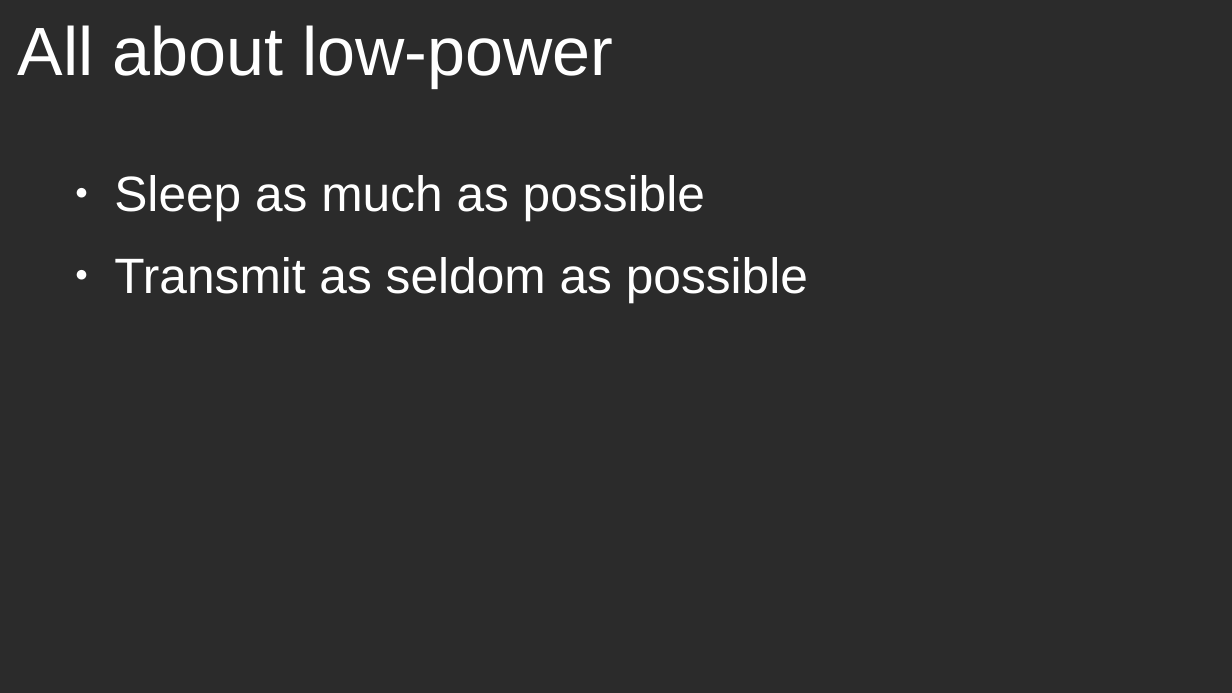
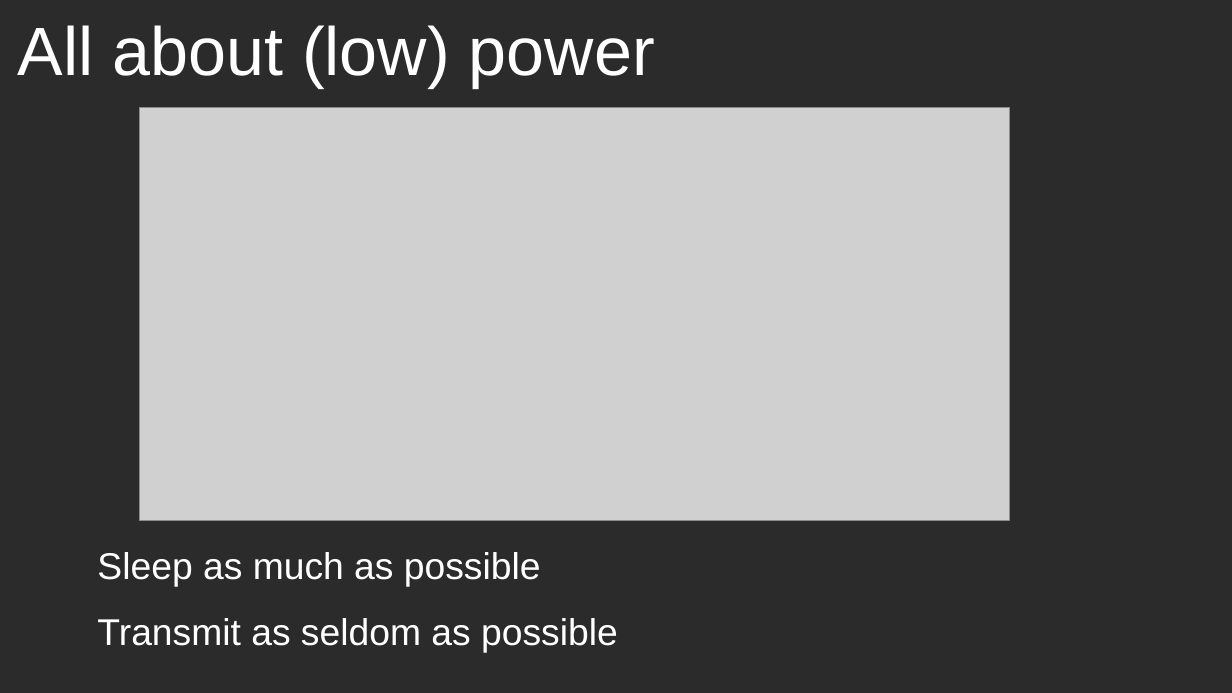
Before and after one commit to jonnor/embeddedml, a slide deck: slide 10 of doc/euroscipy2018/slides.odp. Drawn at 1232x693 pixels with LibreOffice and Linux fonts; fonts in the diff are those of the drawing; grey boxes stand for pictures; background and template pictures are left out; a plain dark background stands for a picture behind light text. Boxes give left, top, right and bottom in pixels: in the first picture for what was removed or moved away, otherwise in the second. Text is boxed around its words. In the diff, an @@ line names an element or a change of style, - is before the commit and + after.

```diff
--- a/doc/euroscipy2018/slides.odp
+++ b/doc/euroscipy2018/slides.odp
@@ title at (18,25,655,88): text changed @@
-All about low-power
+All about (low) power
@@ picture added at (140,107,1010,521) @@
@@ text "Sleep as much as possible": place and size @@
-text "Sleep as much as possible" at (114,175,808,302)
+text "Sleep as much as possible" at (97,552,618,653)
@@ text "Sleep as much as possible" at (97,552,618,653): size 32 to 24 pt; bullet ● to none @@
```
Also in this commit, not shown: 12 other slides changed, 1 slide added, 1 slide removed, 3 other files.
